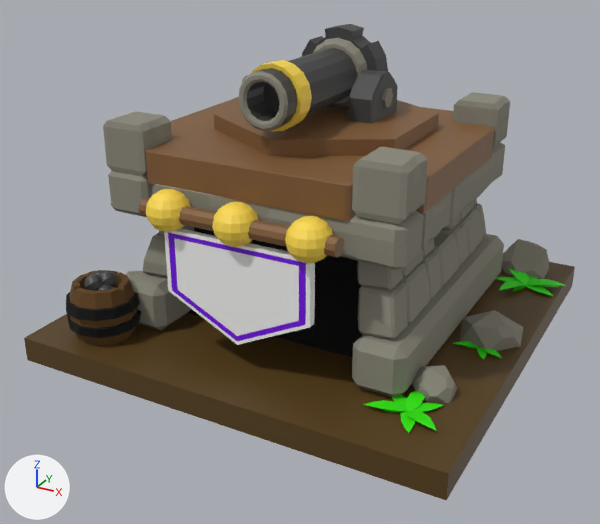
The FBX model Project King/Assets/Blender Models/Kanone.fbx as it was, and as the next commit left it.
Rendered twice from a 50 mm lens placed at (12.45, -24.45, 14.34), pointed at (-0.28, -1.31, 2.76). Every picture has the same lights, and +X, +Y and +Z are marked at lower left.
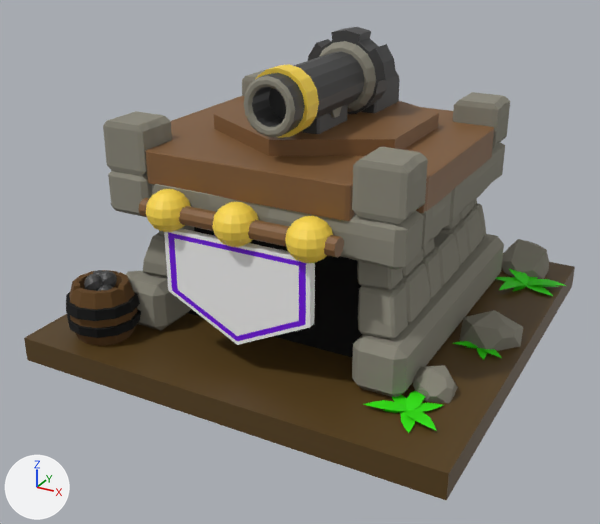
The newer file is also turned or shifted as a whole; pictures and numbers use the older file's frame.

Where the change shows, as pixel boxes [x1, y1, x2, y2] in the pictures (600 x 524 px):
'Cylinder.001', mesh moved
    before: [238, 24, 388, 132]
    after: [243, 27, 396, 138]
'Cube.015', mesh moved
    before: [348, 69, 398, 123]
    after: [301, 104, 348, 134]
'Cylinder.003', mesh moved (not visible before)
    after: [361, 72, 400, 113]

The change, as a list of edits to the scene's bpy script:
```text
Change me_cylinder_008:
    where me_cylinder_008.from_pydata(...)  # 48 vertices, 46 faces; spans x -0.1..0.85, y -1.07..1.06, z -0.8..0.82
    used by ob_cylinder_003; location = (-1.86, 0.57, 8.35)
    me_cylinder_008 part 1: the whole mesh is moved by (2.43, 1.28, 0.0)
Change me_cube_016:
    where me_cube_016.from_pydata(...)  # 48 vertices, 46 faces; spans x -0.43..0.54, y -1.07..1.07, z -0.81..0.81
    used by ob_cube_015; location = (1.45, 0.57, 8.36)
    me_cube_016 part 2: the whole mesh is moved by (-0.88, -2.01, 0.0)
Change me_cylinder_002:
    where me_cylinder_002.from_pydata(...)  # 322 vertices, 308 faces; spans x -1.45..1.45, y -4.64..1.68, z -0.77..1.98
    used by ob_cylinder_001; location = (0.0, 0.51, 8.44)
    me_cylinder_002 part 3: the whole mesh is moved by (0.51, -0.51, 0.0)
```
